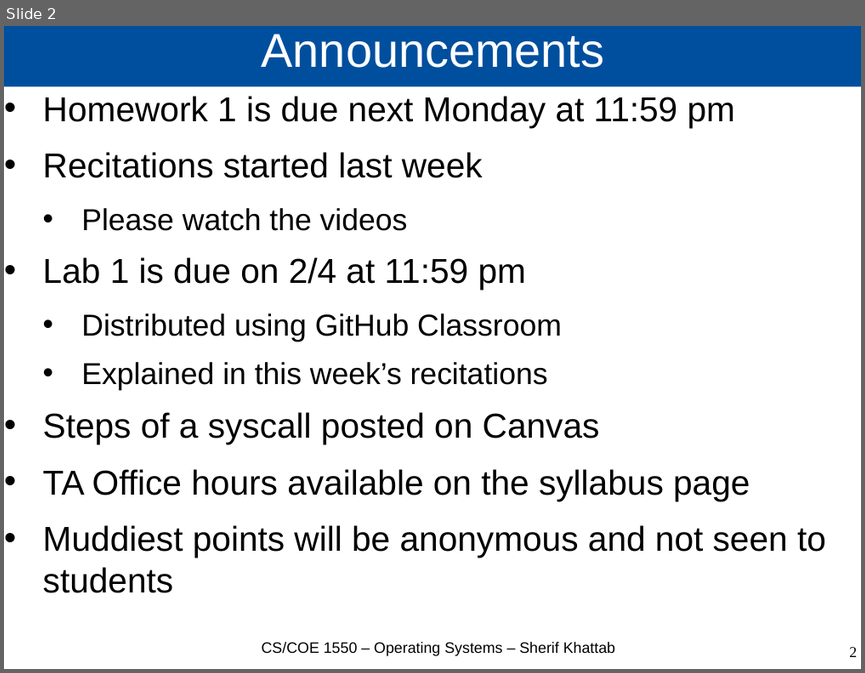
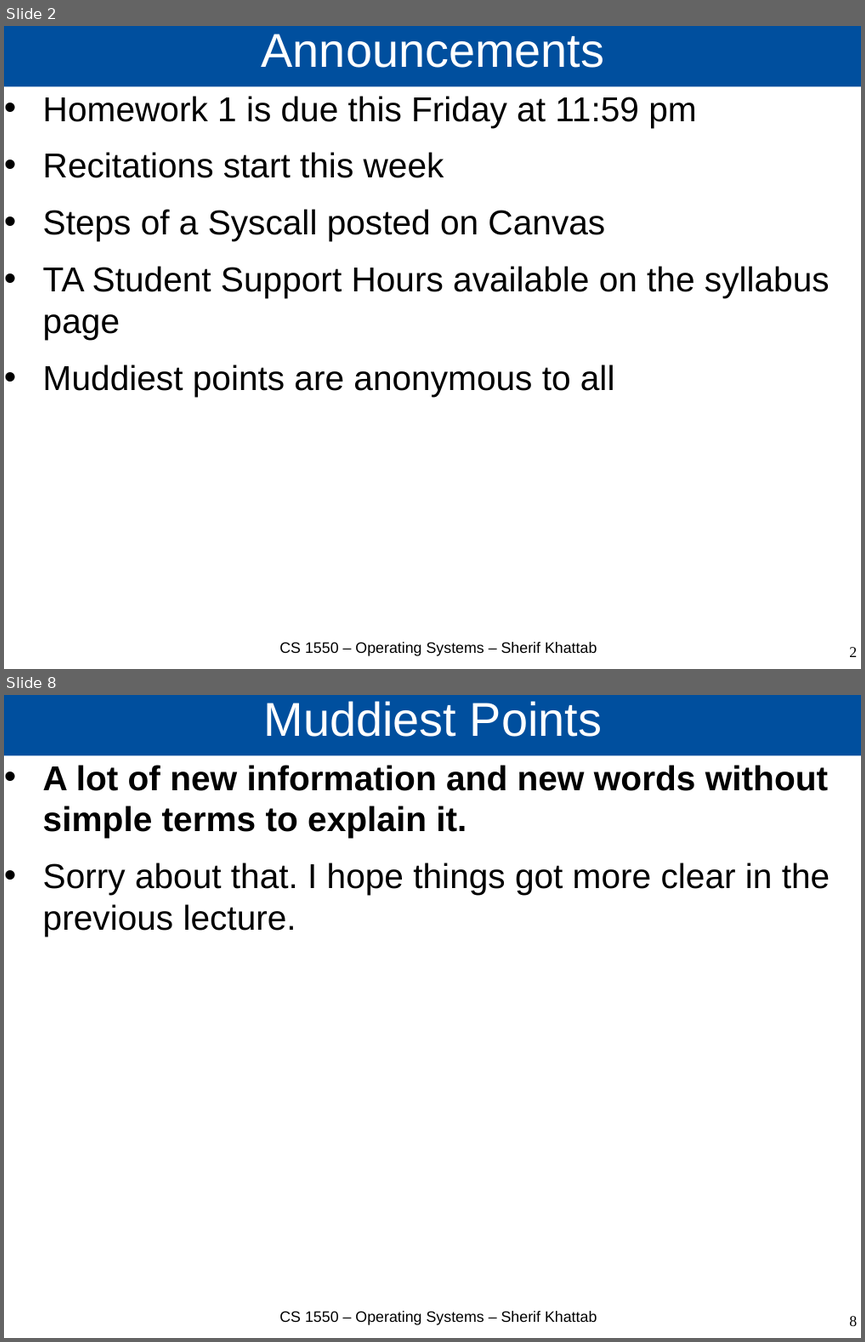
Before and after one commit to cs1550-2244/cs1550-code-handouts, a slide deck: DraftSlides/Lecture2.pptx. Shown one above the other, each under a label of ours: slide 2 before the commit, slides 2 and 8 after it; the slides between them are not shown. The pictures are 865x673 and 865x1342 pixels, drawn with LibreOffice and Linux fonts; fonts in the diff are those of the drawing. Boxes give left, top, right and bottom in pixels: in the first picture for what was removed or moved away, otherwise in the second. Text is boxed around its words. In the diff, an @@ line names an element or a change of style, - is before the commit and + after.

```diff
--- a/DraftSlides/Lecture2.pptx
+++ b/DraftSlides/Lecture2.pptx
@@ slide 8 added at <box>4,695,861,1338</box>, background #FFFFFF @@
@@ title added at <box>4,695,861,756</box>, fill #004F9E, 44 pt, text #FFFFFF @@
+Muddiest Points
@@ text added at <box>43,765,829,936</box>, 32 pt, text #000000, bold @@
+• A lot of new information and new words without simple terms to explain it.
+• Sorry about that. I hope things got more clear in the previous lecture.
@@ text added at <box>279,1310,596,1325</box>, 14 pt, text #000000 @@
+CS 1550 – Operating Systems – Sherif Khattab
@@ page number added at <box>849,1315,857,1326</box>, 14 pt, text #000000 @@
+8
@@ slide 2 changed as well @@
@@ text at <box>43,96,829,397</box>: text changed @@
-• Homework 1 is due next Monday at 11:59 pm
-• Recitations started last week
-  • Please watch the videos
-• Lab 1 is due on 2/4 at 11:59 pm
-  • Distributed using GitHub Classroom
-  • Explained in this week’s recitations
-• Steps of a syscall posted on Canvas
-• TA Office hours available on the syllabus page
-• Muddiest points will be anonymous and not seen to students
+• Homework 1 is due this Friday at 11:59 pm
+• Recitations start this week
+• Steps of a Syscall posted on Canvas
+• TA Student Support Hours available on the syllabus page
+• Muddiest points are anonymous to all
@@ text at <box>279,641,596,656</box>: text changed @@
-CS/COE 1550 – Operating Systems – Sherif Khattab
+CS 1550 – Operating Systems – Sherif Khattab
```
Also in this commit, not shown: 17 other slides changed, 10 other slides added, 2 other files.
